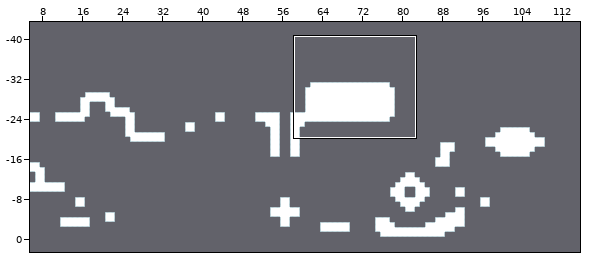
Level history. Tiled map: Firebase/src/assets/TileMaps/world31.tmx. The first picture is a wide view before the edit; the outline marks the close-up.
Close-up. Before the edit:
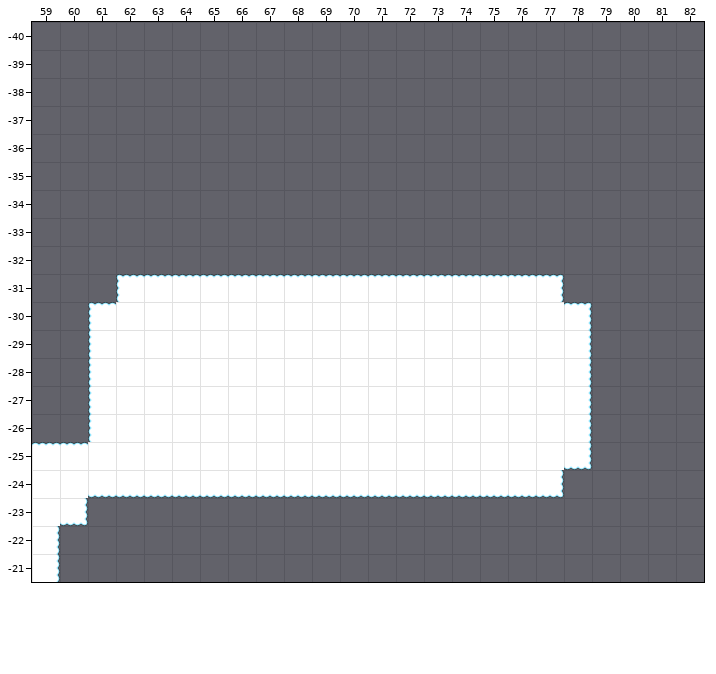
Cells are 64x64 px. Shown: x 59..82, y -40..-21. The commit also changed other parts of the map, which this record leaves out.
Now the later version:
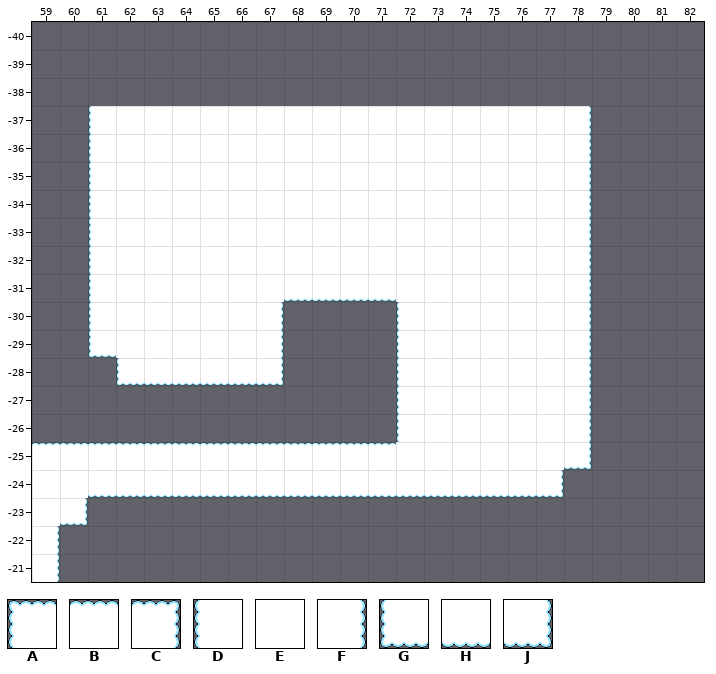
Key: from "Cloud Tileset": A 0, B 1, C 2, D 3, E 4, F 5, G 6, H 7, J 8.
_ is an empty cell.
From old to new:
Layer "Tile Layer 1":
y -37..-32: x 61..78 __________________ -> DEEEEEEEEEEEEEEEEF
y -31: x 61..78 _ABBBBBBBBBBBBBBC_ -> DEEEEEEHHHHEEEEEEF
y -30: x 61 A -> D; x 67..72 EEEEEE -> F____D; x 78 C -> F
y -29: x 61 D -> G; x 67..72 EEEEEE -> F____D
y -28: x 61..72 DEEEEEEEEEEE -> _GHHHHJ____D
y -27..-26: x 61..72 DEEEEEEEEEEE -> ___________D
y -25: x 61..71 EEEEEEEEEEE -> BBBBBBBBBBB
Pixel boxes of the changes (left, top, right, bottom) in both close-ups:
changed: (88, 106, 592, 446)
